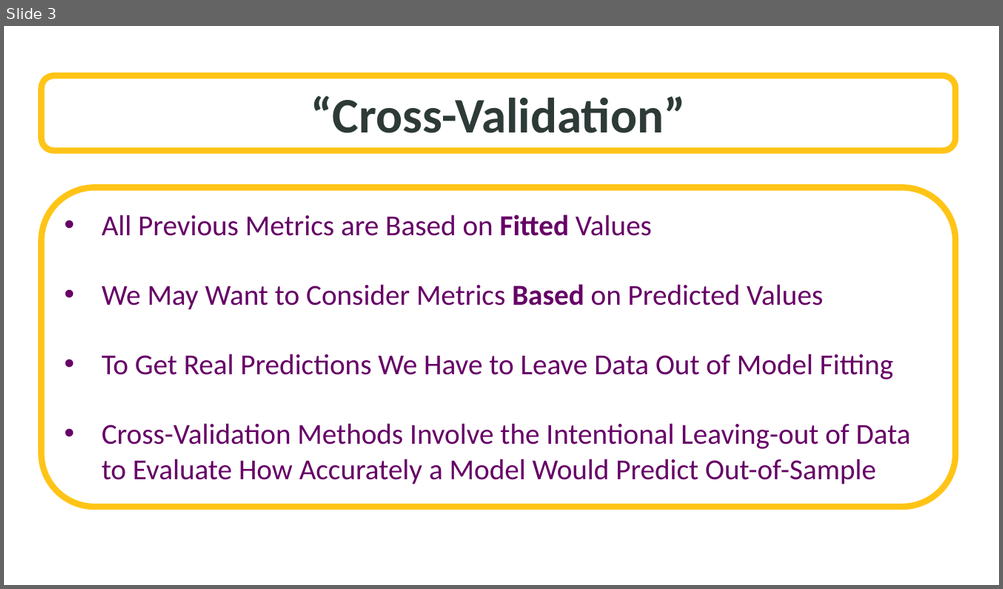
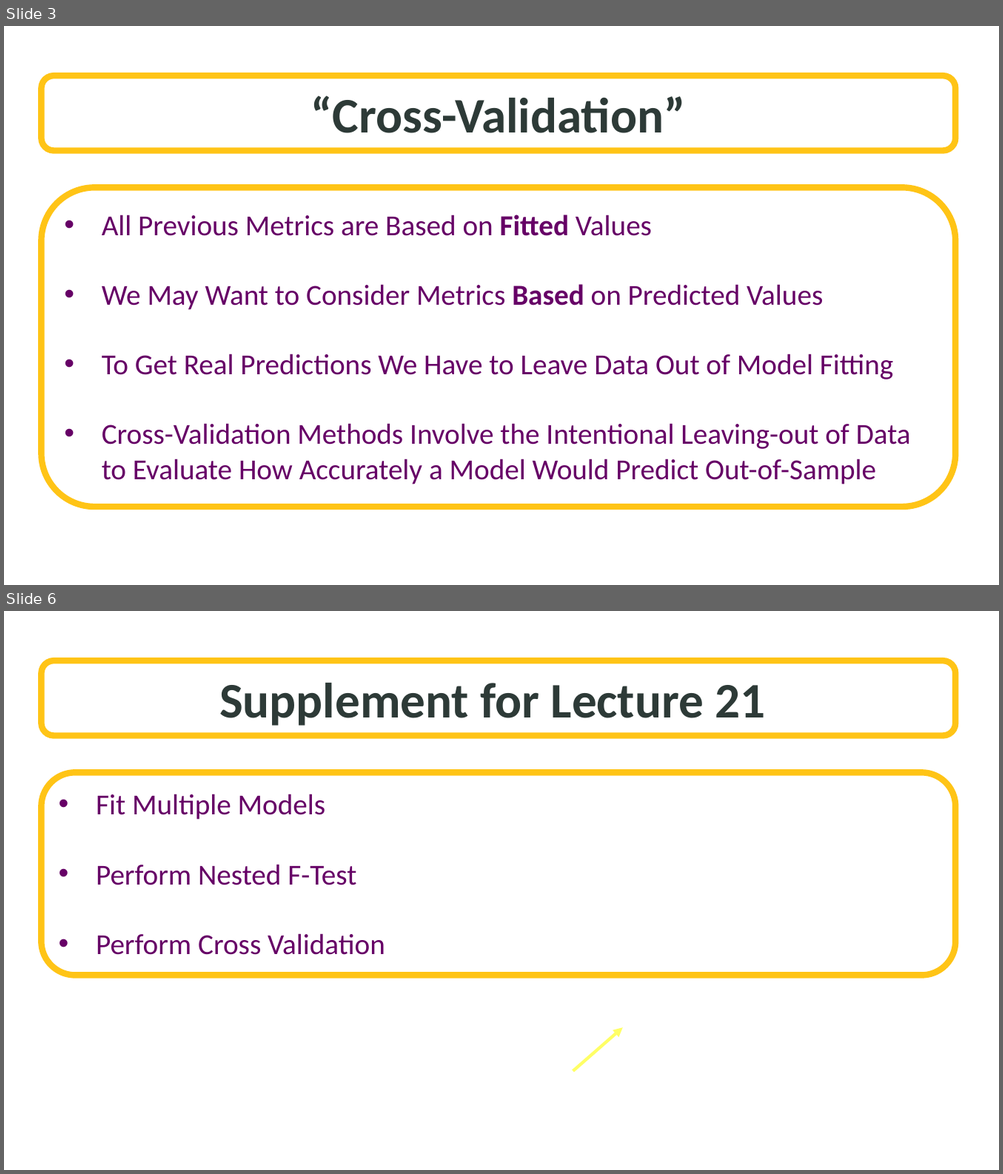
Before and after one commit to SuperMarioGiacomazzo/STOR455_WEBSITE, a slide deck: Lectures/21 - Cross Validation.pptx. Shown one above the other, each under a label of ours: slide 3 before the commit, slides 3 and 6 after it; the slides between them are not shown. The pictures are 1003x589 and 1003x1174 pixels, drawn with LibreOffice and Linux fonts; fonts in the diff are those of the drawing; background and template pictures are left out. Boxes give left, top, right and bottom in pixels: in the first picture for what was removed or moved away, otherwise in the second. Text is boxed around its words. In the diff, an @@ line names an element or a change of style, - is before the commit and + after.

```diff
--- a/Lectures/21 - Cross Validation.pptx
+++ b/Lectures/21 - Cross Validation.pptx
@@ slide 6 added at <box>4,611,999,1170</box>, background picture (left out) @@
@@ rounded rectangle added at <box>41,661,956,736</box>, fill #FFFFFF at 70% opacity, outline #FFC416 6 pt, 48 pt, text #2D3A37, bold @@
+Supplement for Lecture 21
@@ rounded rectangle added at <box>41,773,956,976</box>, fill #FFFFFF, outline #FFC416 6 pt, 28 pt, text #660066 @@
+• Fit Multiple Models
+• Perform Nested F-Test
+• Perform Cross Validation
@@ arrow added from (572, 1071) to (623, 1028), #FFFF66 3 pt @@
```
Also in this commit, not shown: 2 slides changed, 2 other slides added, 3 slides removed, 14 other files.
